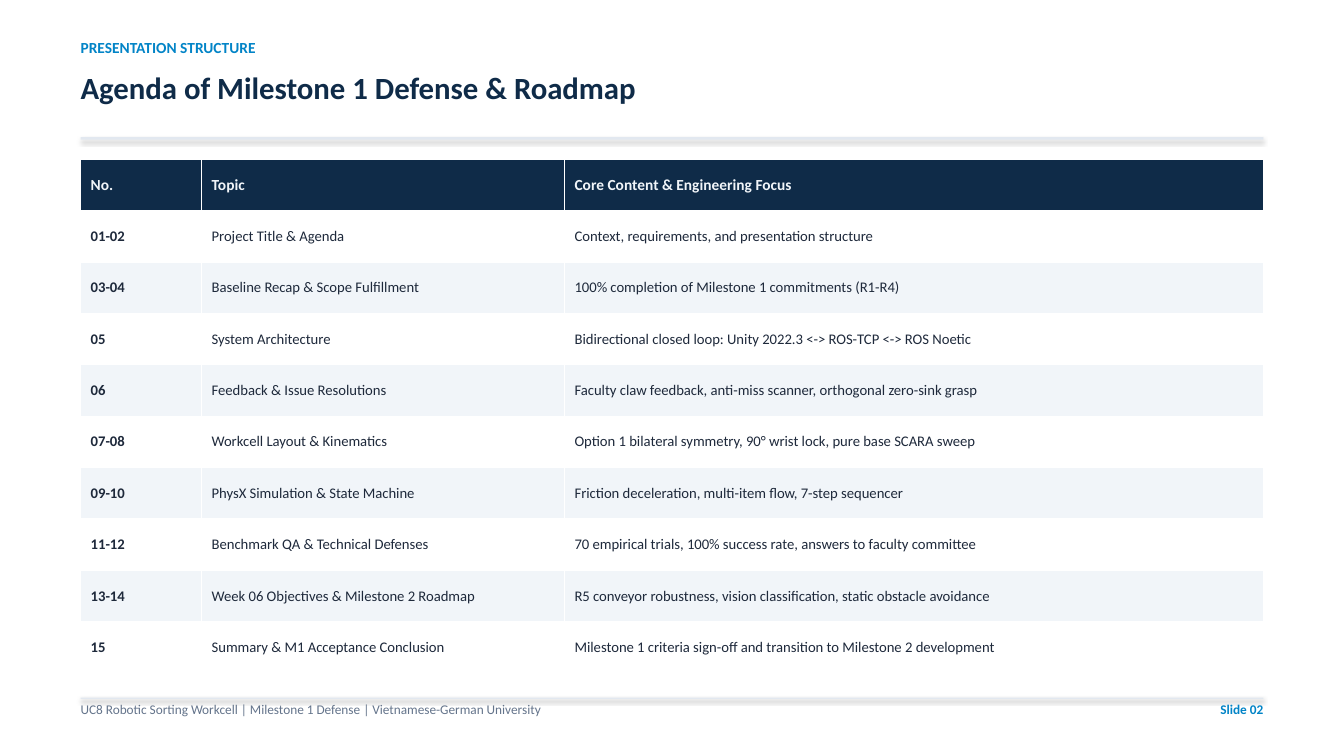
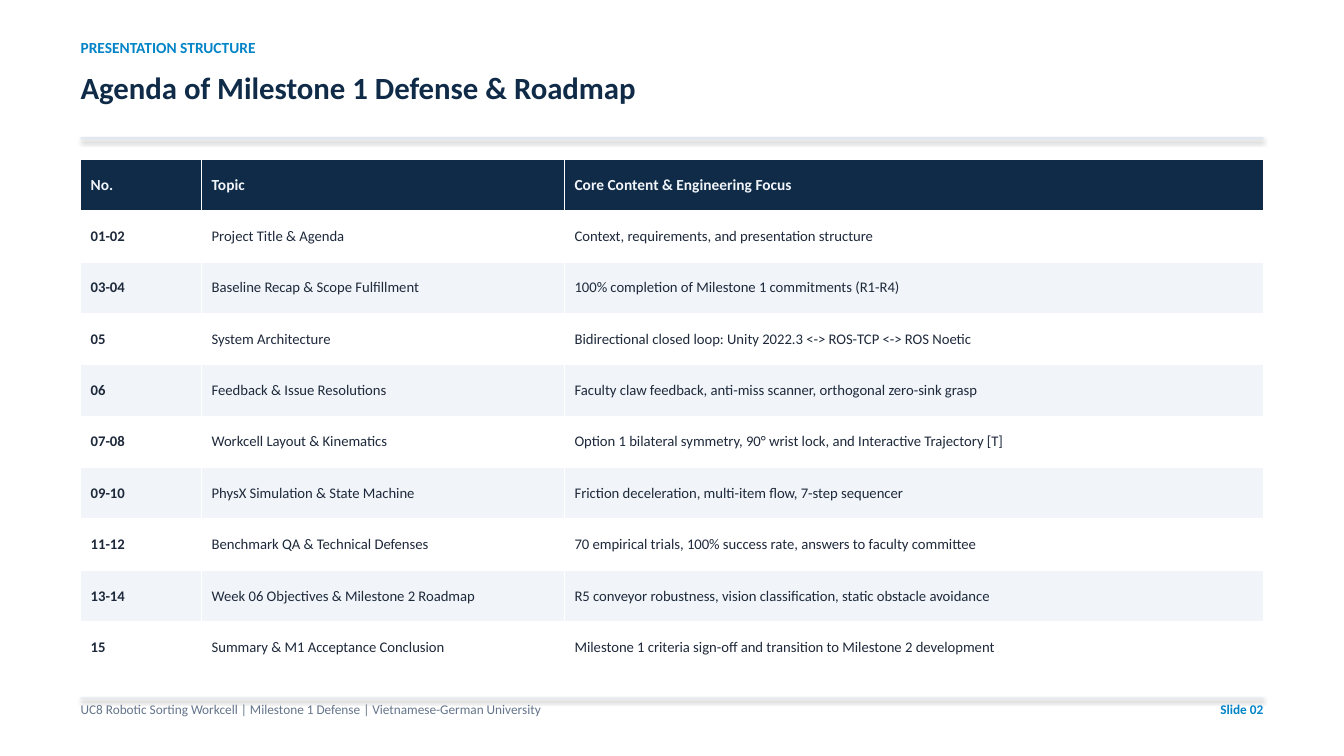
Before and after one commit to Aqikop/VGU26-Project-UC8, a slide deck: slide 2 of docs/week05/UC8_Week05_Milestone1_Presentation.pptx. Drawn at 1344x756 pixels with LibreOffice and Linux fonts; fonts in the diff are those of the drawing. Boxes give left, top, right and bottom in pixels: in the first picture for what was removed or moved away, otherwise in the second. Text is boxed around its words. In the diff, an @@ line names an element or a change of style, - is before the commit and + after.

Commit message:
docs(week05): update Milestone 1 slides with Trajectory Visualizer [T] feature and log recent trials

```diff
--- a/docs/week05/UC8_Week05_Milestone1_Presentation.pptx
+++ b/docs/week05/UC8_Week05_Milestone1_Presentation.pptx
@@ table at [81,159,1263,674] @@
-row 6, column 3: Option 1 bilateral symmetry, 90° wrist lock, pure base SCARA sweep
+row 6, column 3: Option 1 bilateral symmetry, 90° wrist lock, and Interactive Trajectory [T]
```
Also in this commit, not shown: 3 other slides changed, 6 other files.
